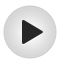
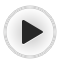
Comparing the layer stacks of the two 64x64 images. Changes:
painted on "Frame" over [left=5, top=7, right=55, bottom=57]
